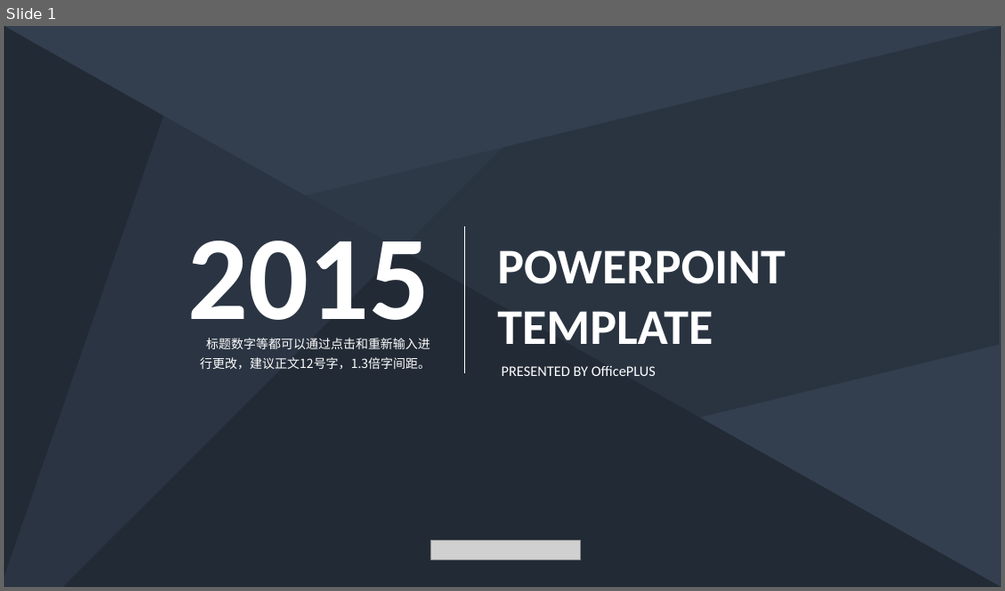
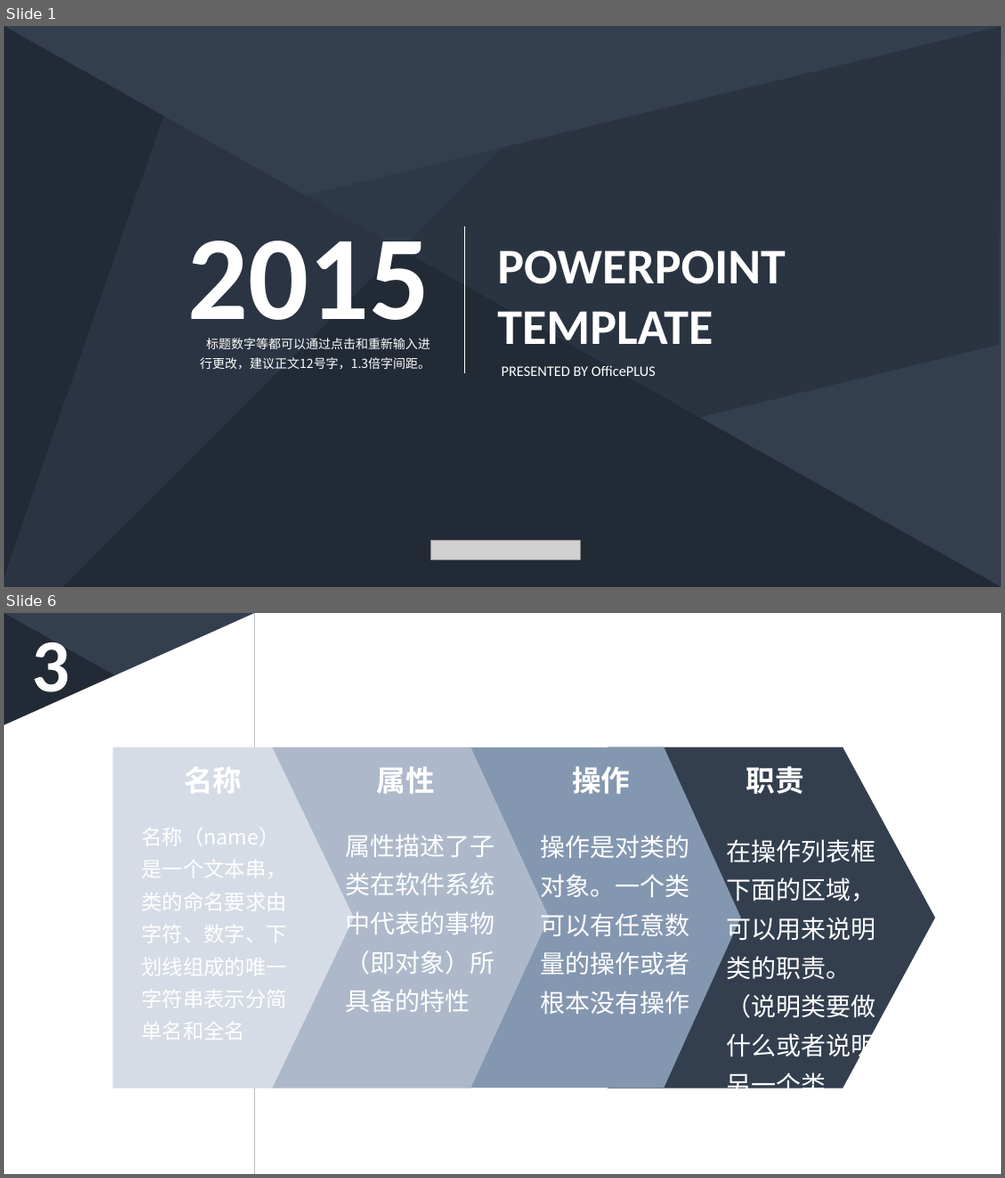
Before and after one commit to PRD2018-G03/PRD2018-G03-SoftwareEngineeringProject, a slide deck: 非受控文档/5_骆佳俊/深蓝低调稳重商务PPT模板-类图骆佳俊部分.pptx. Shown one above the other, each under a label of ours: slide 1 before the commit, slides 1 and 6 after it; the slides between them are not shown. The pictures are 1005x591 and 1005x1178 pixels, drawn with LibreOffice and Linux fonts; fonts in the diff are those of the drawing; grey boxes stand for pictures. Boxes give left, top, right and bottom in pixels: in the first picture for what was removed or moved away, otherwise in the second. Text is boxed around its words. In the diff, an @@ line names an element or a change of style, - is before the commit and + after.

```diff
--- a/非受控文档/5_骆佳俊/深蓝低调稳重商务PPT模板-类图骆佳俊部分.pptx
+++ b/非受控文档/5_骆佳俊/深蓝低调稳重商务PPT模板-类图骆佳俊部分.pptx
@@ slide 6 added at [4, 613, 1001, 1174], background #333F50; not listed: 3 template elements that a slide beside it also shows @@
@@ flow chart manual input added at [4, 613, 254, 1174], fill #FFFFFF @@
@@ rectangle added at [254, 613, 1001, 1174], fill #FFFFFF @@
@@ text added at [32, 642, 71, 708], 72 pt, text #FFFFFF, bold @@
+3
@@ freeform shape added at [113, 747, 354, 1088], fill #D6DCE5 @@
@@ text added at [184, 767, 242, 793], 28 pt, text #FFFFFF, bold @@
+名称
@@ pentagon arrow added at [271, 747, 550, 1088], fill #ADB9CA @@
@@ text added at [377, 766, 435, 794], 28 pt, text #FFFFFF, bold @@
+属性
@@ pentagon arrow added at [469, 747, 741, 1088], fill #8497B0 @@
@@ text added at [572, 766, 630, 794], 28 pt, text #FFFFFF, bold @@
+操作
@@ pentagon arrow added at [607, 747, 935, 1088], fill #333F50 @@
@@ text added at [746, 766, 804, 794], 28 pt, text #FFFFFF, bold @@
+职责
@@ text added at [141, 827, 287, 1039], 20 pt, text #FFFFFF @@
+名称（name）是一个文本串，类的命名要求由字符、数字、下划线组成的唯一字符串表示分简单名和全名
@@ text added at [345, 834, 494, 1012], 24 pt, text #FFFFFF @@
+属性描述了子类在软件系统中代表的事物（即对象）所具备的特性
@@ text added at [541, 835, 690, 1013], 24 pt, text #FFFFFF @@
+操作是对类的对象。一个类可以有任意数量的操作或者根本没有操作
@@ text added at [726, 839, 875, 1101], 24 pt, text #FFFFFF @@
+在操作列表框下面的区域，可以用来说明类的职责。（说明类要做什么或者说明另一个类
```
Also in this commit, not shown: 5 slides changed, 11 other slides added, 4 slides removed.
